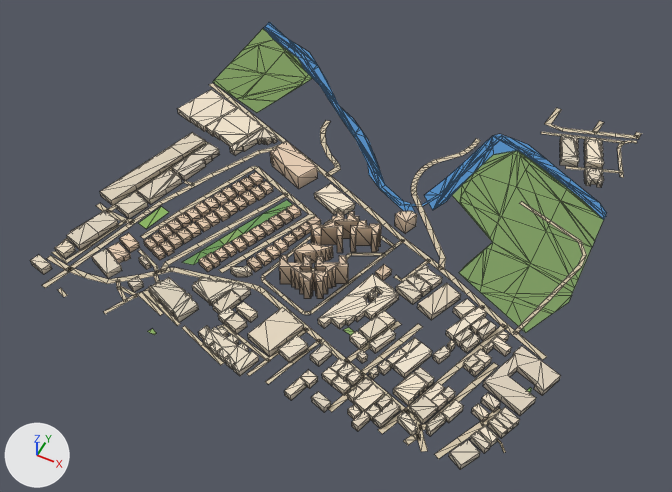
What one commit did to the glTF model public/assets/bengaluru-region-v1/tiles/t35_6-l0.glb.
One viewpoint serves both versions: a 50 mm camera at (18051.0, 2598.0, 730.0) aimed at (17750.0, 3200.0, -22.0). Every picture has the same lights, and +X, +Y and +Z are marked at lower left. The first picture is the older version. Mesh edges are drawn as thin lines. Vertices at exactly the same position are counted once.

The scene before the commit, as lines of its bpy script (objects in view):
```python
me_building = bpy.data.meshes.new('building')
me_building.from_pydata(...)  # 2072 vertices, 2829 faces; spans x -9.0..520.0, y -7.0..462.0, z 0.0..27.0
me_building.materials.append(mat_building)
me_ground = bpy.data.meshes.new('ground')
me_ground.from_pydata(...)  # 769 vertices, 718 faces; spans x -3.0..502.0, y -2.0..500.0, z 1.0
me_ground.materials.append(mat_ground)
me_water = bpy.data.meshes.new('water')
me_water.from_pydata(...)  # 217 vertices, 278 faces; spans x -1.0..501.0, y 258.0..500.0, z 0.0..1.0
me_water.materials.append(mat_water)
# before: 169 (1.0, 486.0, 1.0) at pixel (263, 27), 170 (-1.0, 483.0, 1.0) at pixel (262, 28), 171 (37.0, 473.0, 1.0) at pixel (283, 40), 172 (36.0, 470.0, 1.0) at pixel (281, 41)
ob_building = bpy.data.objects.new('building', me_building)
ob_building.location = (17500.0, 3000.0, 0.0)
ob_ground = bpy.data.objects.new('ground', me_ground)
ob_ground.location = (17500.0, 3000.0, 0.0)
ob_water = bpy.data.objects.new('water', me_water)
ob_water.location = (17500.0, 3000.0, 0.0)
```
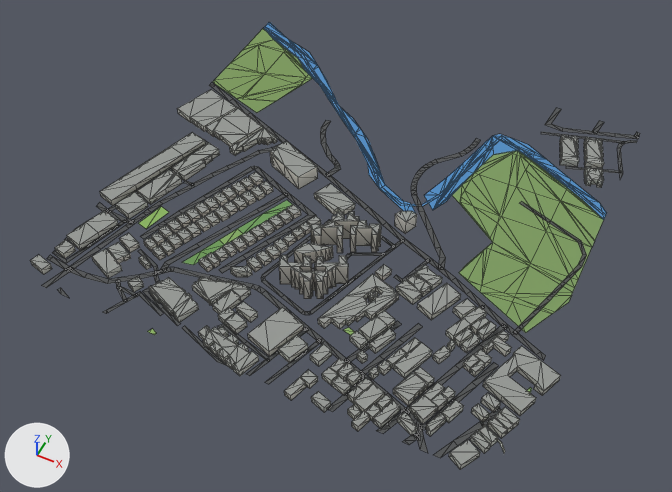
Diff of the bpy script that builds the scene:
```diff
--- a/public/assets/bengaluru-region-v1/tiles/t35_6-l0.glb.py
+++ b/public/assets/bengaluru-region-v1/tiles/t35_6-l0.glb.py
@@ me_building @@
 # used by ob_building; location = (17500.0, 3000.0, 0.0)
-me_building.from_pydata(...)  # 2072 vertices, 2829 faces; spans x -9.0..520.0, y -7.0..462.0, z 0.0..27.0
+me_building.from_pydata(...)  # 2072 vertices, 3582 faces; spans x -9.0..520.0, y -7.0..462.0, z 0.0..27.0
+# me_building part 1: 2829 kept faces spanning x -9.0..520.0, y -7.0..462.0, z 0.0..27.0 get new vertex colours
 me_building.materials.append(mat_building)
@@ me_ground @@
 # used by ob_ground; location = (17500.0, 3000.0, 0.0)
-me_ground.from_pydata(...)  # 769 vertices, 718 faces; spans x -3.0..502.0, y -2.0..500.0, z 1.0
+me_ground.from_pydata(...)  # 782 vertices, 733 faces; spans x 0.0..500.0, y 0.0..500.0, z 1.0
+# me_ground part 2: 46 vertices moved from x -3.0..501.0, y -2.0..342.0, z 1.0 to x 0.0..500.0, y 0.0..340.0, z 1.0; 31 vertices removed from x -2.0..501.0, y -2.0..356.0, z 1.0; 44 vertices added at x 0.0..500.0, y 0.0..356.0, z 1.0
+# me_ground part 3: 6 vertices moved from x 394.0..502.0, y 417.0..489.0, z 1.0 to x 394.0..500.0, y 411.0..495.0, z 1.0; 3 vertices removed from x 499.0..501.0, y 485.0..500.0, z 1.0; 3 vertices added at x 500.0, y 481.0..500.0, z 1.0
+# me_ground part 4: 460 kept faces spanning x 0.0..500.0, y 0.0..500.0, z 1.0 get new vertex colours; the middle colour goes from beige #d7c9ae to dark grey #535556
 me_ground.materials.append(mat_ground)
@@ me_water @@
 # used by ob_water; location = (17500.0, 3000.0, 0.0)
 # verts and faces of me_water; kept vertices keep their numbers, new ones are numbered from 217
-me_water.from_pydata(...)  # 217 vertices, 278 faces; spans x -1.0..501.0, y 258.0..500.0, z 0.0..1.0
+me_water.from_pydata(...)  # 219 vertices, 280 faces; spans x 0.0..500.0, y 258.0..500.0, z 0.0..1.0
+# me_water part 5
+delete_vertices([170])  # with the faces that use them
+delete_faces([(169, 172, 171)])
+verts[172] = (43.0, 467.0, 1.0)  # moved, pixel (285, 43)
+verts[171] = (44.0, 470.0, 1.0)  # moved, pixel (286, 43)
+verts[217] = (0.0, 483.0, 1.0)  # pixel (262, 28)
+verts[218] = (14.0, 478.0, 1.0)  # pixel (269, 33)
+verts[219] = (15.0, 481.0, 1.0)  # pixel (271, 32)
+faces += [(169, 217, 218), (169, 218, 219), (172, 219, 218), (171, 219, 172)]
+# other edits to the shape of me_water do not show in these pictures
 me_water.materials.append(mat_water)
```

Location of each change, [x1, y1, x2, y2] in pixels of the pictures (672 x 492 px; the box of a moved part takes in the faces that stretch with it):
'ground', reshaped: before [42, 28, 641, 459]; after [41, 28, 640, 458]
part 1 of me_building, recoloured (darker): [30, 89, 604, 468] in both
part 2 of me_ground, moved or reshaped: before [42, 83, 547, 459]; after [41, 83, 546, 458]
part 3 of me_ground, moved or reshaped: before [545, 108, 641, 177]; after [545, 108, 640, 180]
part 4 of me_ground, recoloured: [57, 99, 637, 453] in both
part 5 of me_water, reshaped: [264, 28, 303, 54] in both
